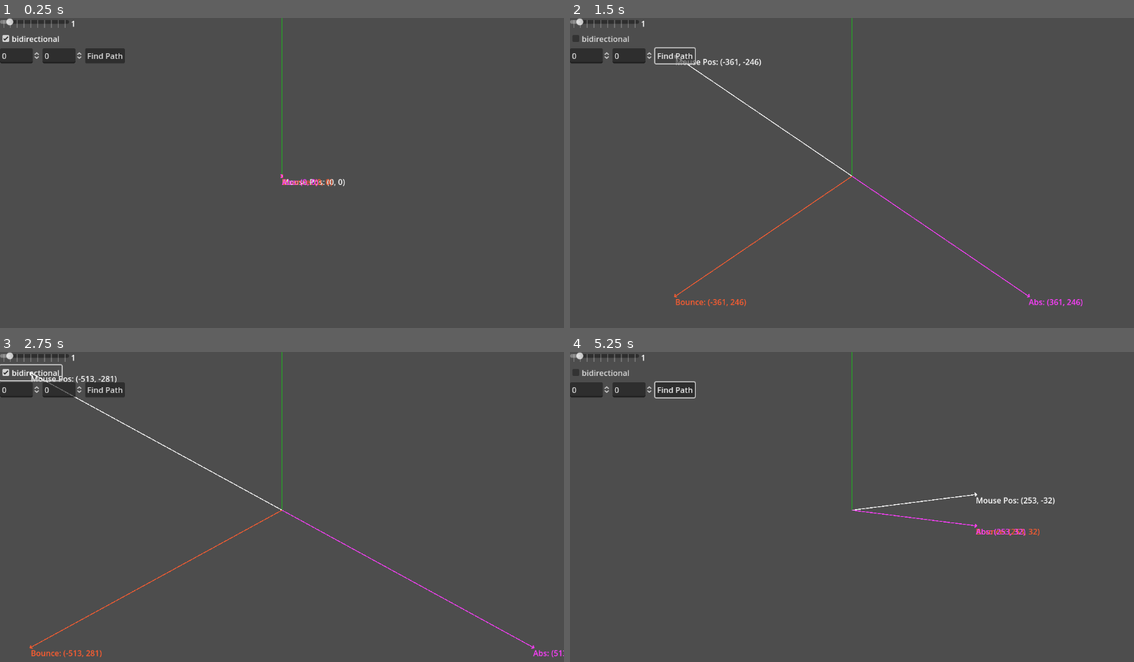
Above: before the commit, frames 1-4 (two rows, left to right).
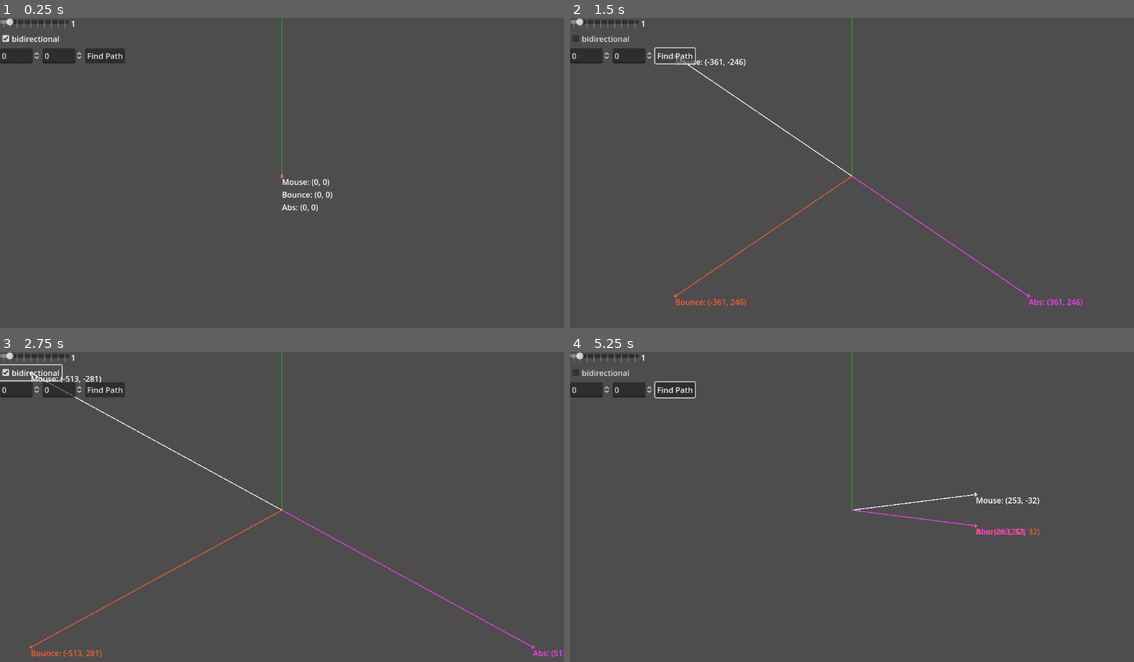
Above: after the commit, the same moments.

Repository: SnekOfSpice/godot4-built-ins
Game: Godot game, scene res://vector/vector_math.tscn
Same seed, same stepped clock (60 frames per second), same inputs: the game is played once before the commit and once after it. The engine's default icon, where the game draws it, is replaced by a stand-in: a white triangle on a blue panel in a dark square.
Inputs (mouse positions are in pixels of both pictures, inside the frame that each line leads up to):
- Up to frame 1 (0.25 s): no input
- Up to frame 2 (1.5 s): click "bidirectional" at 0.5 s; click "Find Path" at 1.25 s
- Up to frame 3 (2.75 s): click "bidirectional" at 2 s
- Up to frame 4 (5.25 s): click "Find Path" at 2.75 s; click "bidirectional" at 3.5 s; click "Find Path" at 4.25 s; tap Enter at 5 s; move the mouse to (976, 494) at 5.02 s; click (976, 494) at 5.17 s

The runs differ from the first frame. In frame 1, 0.3% of the frame differs, in the area x 49-62%, y 51-63%; in frame 2, 0.1%; in frame 3, 0.1%; in frame 4, 0.1%.

Commit message:
better mouse string

Diff:
--- /dev/null
+++ b/autoload/VectorLabels.gd
@@ -0,0 +1,20 @@
+extends Node
+
+var strings := []
+var mousePos := Vector2()
+
+func store_string(s: String):
+	strings.append(s)
+
+func _process(delta: float) -> void:
+	pass
+
+func concat_stored_strings() -> String:
+	var result = ""
+
+	for s in strings:
+		result += s
+		result += "\n"
+
+	strings.clear()
+	return result
--- /dev/null
+++ b/autoload/vector_labels.tscn
@@ -0,0 +1,6 @@
+[gd_scene load_steps=2 format=3 uid="uid://hesf6yx83ye5"]
+
+[ext_resource type="Script" path="res://autoload/VectorLabels.gd" id="1_5u54r"]
+
+[node name="VectorLabels" type="Node"]
+script = ExtResource("1_5u54r")
--- a/project.godot
+++ b/project.godot
@@ -18,6 +18,7 @@
 [autoload]
 
 Data="*res://autoload/data.tscn"
+VectorLabels="*res://autoload/vector_labels.tscn"
 
 [rendering]
 
--- a/vector/Arrow.gd
+++ b/vector/Arrow.gd
@@ -5,6 +5,7 @@
 var target:= Vector2.ZERO
 
 #@export_color_no_alpha var arrow_color := Color.WHITE
+@export var label_prefix := ""
 
 func _ready() -> void:
 	clear_points()
@@ -26,7 +27,14 @@
 	var dir = target-origin
 	$Arrowhead.rotation = atan2(dir.y, dir.x) + PI * 0.5
 	$Arrowhead.position = target
-	$Label.position = target
+
+	if target.distance_to(VectorLabels.mousePos) < 10:
+		$Label.visible = false
+		VectorLabels.store_string(str(label_prefix, ": ", target))
+	else:
+		set_text(str(label_prefix, ": ", target))
+		$Label.position = target
+		$Label.visible = true
 
 func set_text(new_text: String):
 	$Label.text = new_text
--- a/vector/vector_math.gd
+++ b/vector/vector_math.gd
@@ -11,21 +11,22 @@
 
 	var center_origin = get_viewport().size * 0.5
 	var mouse_pos = get_local_mouse_position() - center_origin
+	VectorLabels.mousePos = mouse_pos
 
 	$Arrows/ToMouse.position = center_origin
 	$Arrows/ToMouse.origin = Vector2.ZERO
 	$Arrows/ToMouse.target = mouse_pos
-	$Arrows/ToMouse.set_text(str("Mouse Pos: ", $Arrows/ToMouse.target))
 
 	$Arrows/Bounce.position = center_origin
 	$Arrows/Bounce.origin = Vector2.ZERO
 	$Arrows/Bounce.target = (mouse_pos).bounce(normal)
-	$Arrows/Bounce.set_text(str("Bounce: ", $Arrows/Bounce.target))
 
 	$Arrows/Abs.position = center_origin
 	$Arrows/Abs.origin = Vector2.ZERO
 	$Arrows/Abs.target = abs(mouse_pos)
-	$Arrows/Abs.set_text(str("Abs: ", $Arrows/Abs.target))
+
+	$StoredLabel.position = get_local_mouse_position()
+	$StoredLabel.text = VectorLabels.concat_stored_strings()
 
 
 func _unhandled_input(event: InputEvent) -> void:
--- a/vector/vector_math.tscn
+++ b/vector/vector_math.tscn
@@ -33,9 +33,16 @@
 [node name="Arrows" type="Node2D" parent="."]
 
 [node name="ToMouse" parent="Arrows" instance=ExtResource("4_bqt5q")]
+label_prefix = "Mouse"
 
 [node name="Bounce" parent="Arrows" instance=ExtResource("4_bqt5q")]
 default_color = Color(1, 0.364706, 0.188235, 1)
+label_prefix = "Bounce"
 
 [node name="Abs" parent="Arrows" instance=ExtResource("4_bqt5q")]
 default_color = Color(1, 0.239216, 1, 1)
+label_prefix = "Abs"
+
+[node name="StoredLabel" type="Label" parent="."]
+offset_right = 40.0
+offset_bottom = 23.0
